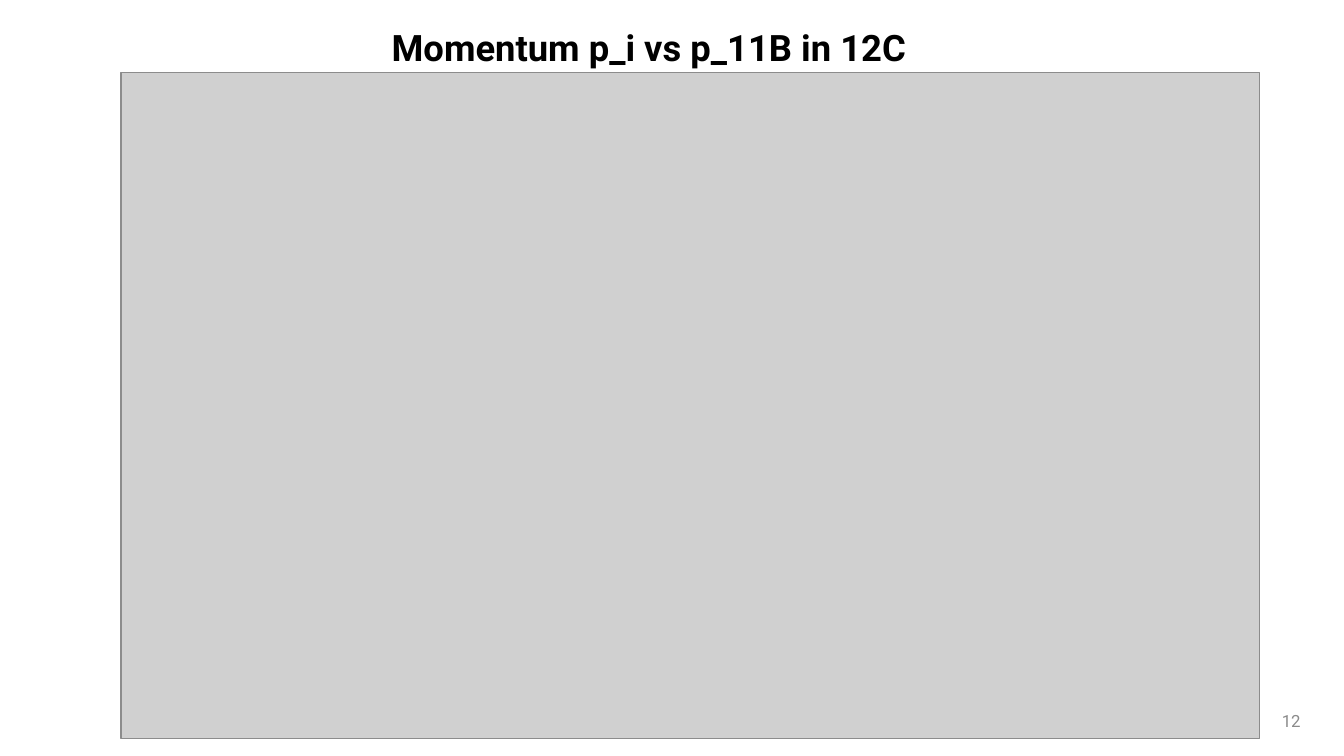
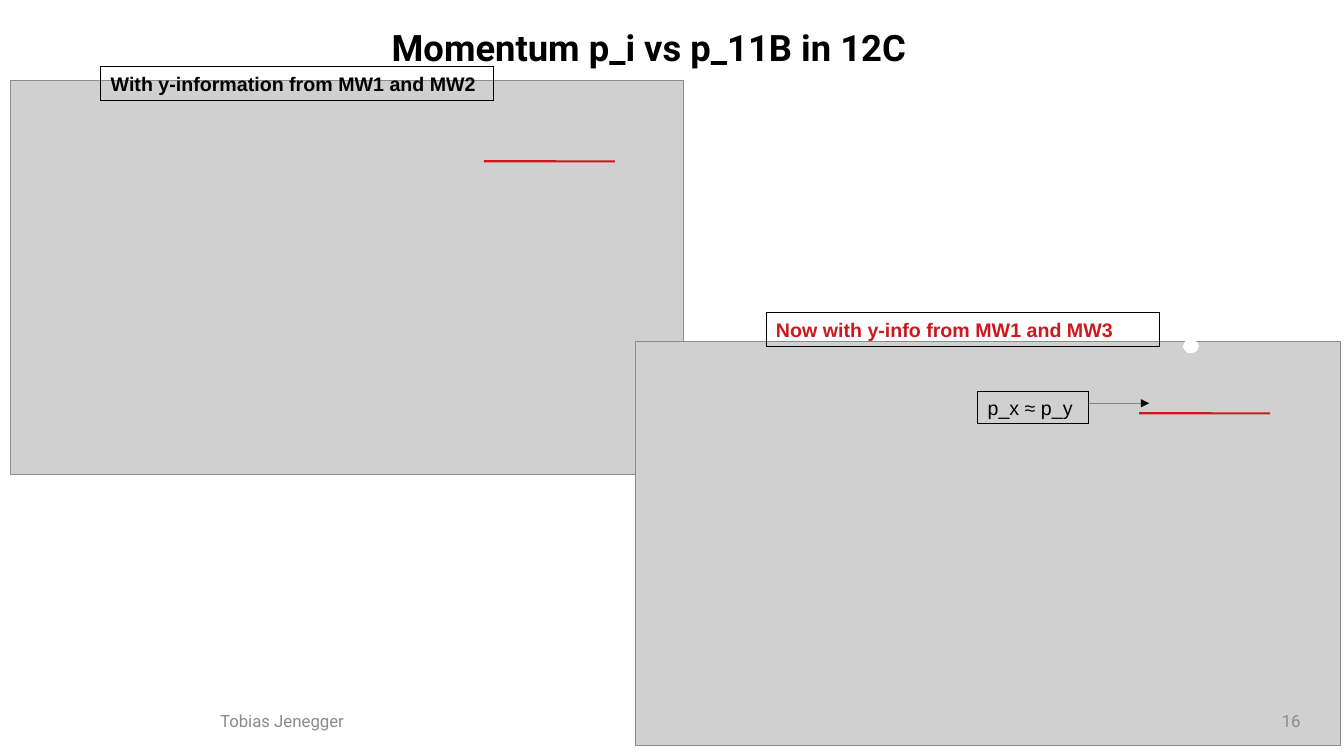
Before and after one commit to jenegger/2021_psi_pres, a slide deck: slide 16 of analysis.odp (slide 12 before the commit). Drawn at 1344x756 pixels with LibreOffice and Linux fonts; fonts in the diff are those of the drawing; grey boxes stand for pictures; background and template pictures are left out. Boxes give left, top, right and bottom in pixels: in the first picture for what was removed or moved away, otherwise in the second. Text is boxed around its words. In the diff, an @@ line names an element or a change of style, - is before the commit and + after.

```diff
--- a/analysis.odp
+++ b/analysis.odp
@@ picture: place and size @@
-picture at (121,73,1260,738)
+picture at (10,81,684,475)
@@ rectangle added at (101,67,494,101), outline #000000 0 pt, 14 pt, text #000000, bold @@
+With y-information from MW1 and MW2
@@ line added from (484, 161) to (615, 161), #CE181E 1.5 pt @@
@@ rectangle added at (766,313,1159,347), outline #000000 0 pt, 14 pt, text #CE181E, bold @@
+Now with y-info from MW1 and MW3
@@ ellipse added at (1182,326,1195,339), fill #FFFFFF, outline #FFFFFF 0 pt @@
@@ picture added at (635,342,1341,746) @@
@@ ellipse added at (1184,339,1199,353), fill #FFFFFF, outline #FFFFFF 0 pt @@
@@ rectangle added at (978,391,1089,423), outline #000000 0 pt, 14 pt, text #000000 @@
+p_x ≈ p_y
@@ arrow added from (1089, 403) to (1149, 403), #000000 0 pt @@
@@ line added from (1139, 413) to (1270, 413), #CE181E 1.5 pt @@
@@ page number at (1282,715,1301,727): text changed @@
-12
+16
```
Also in this commit, not shown: 3 other slides changed, 7 slides added, 9 other files.
